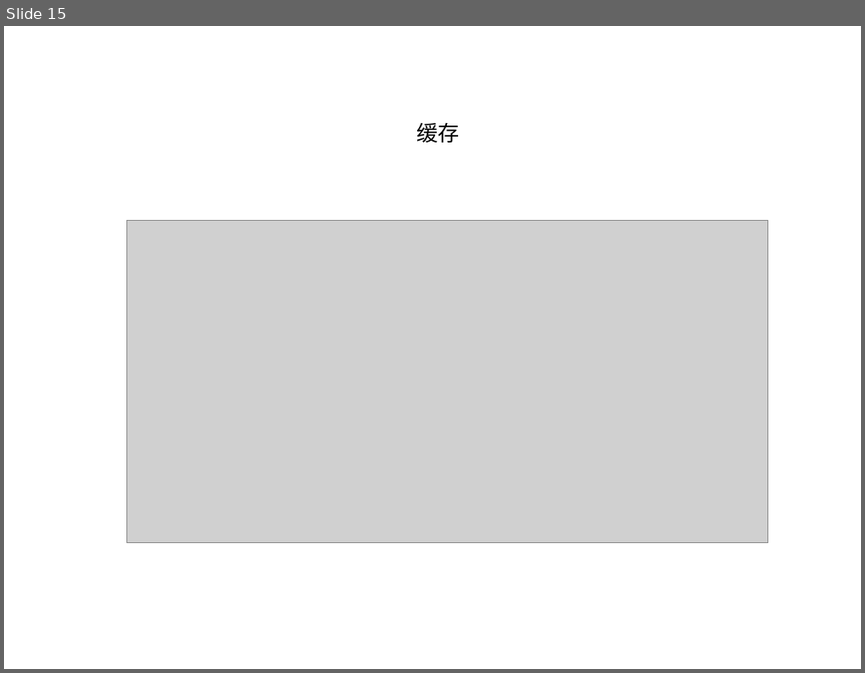
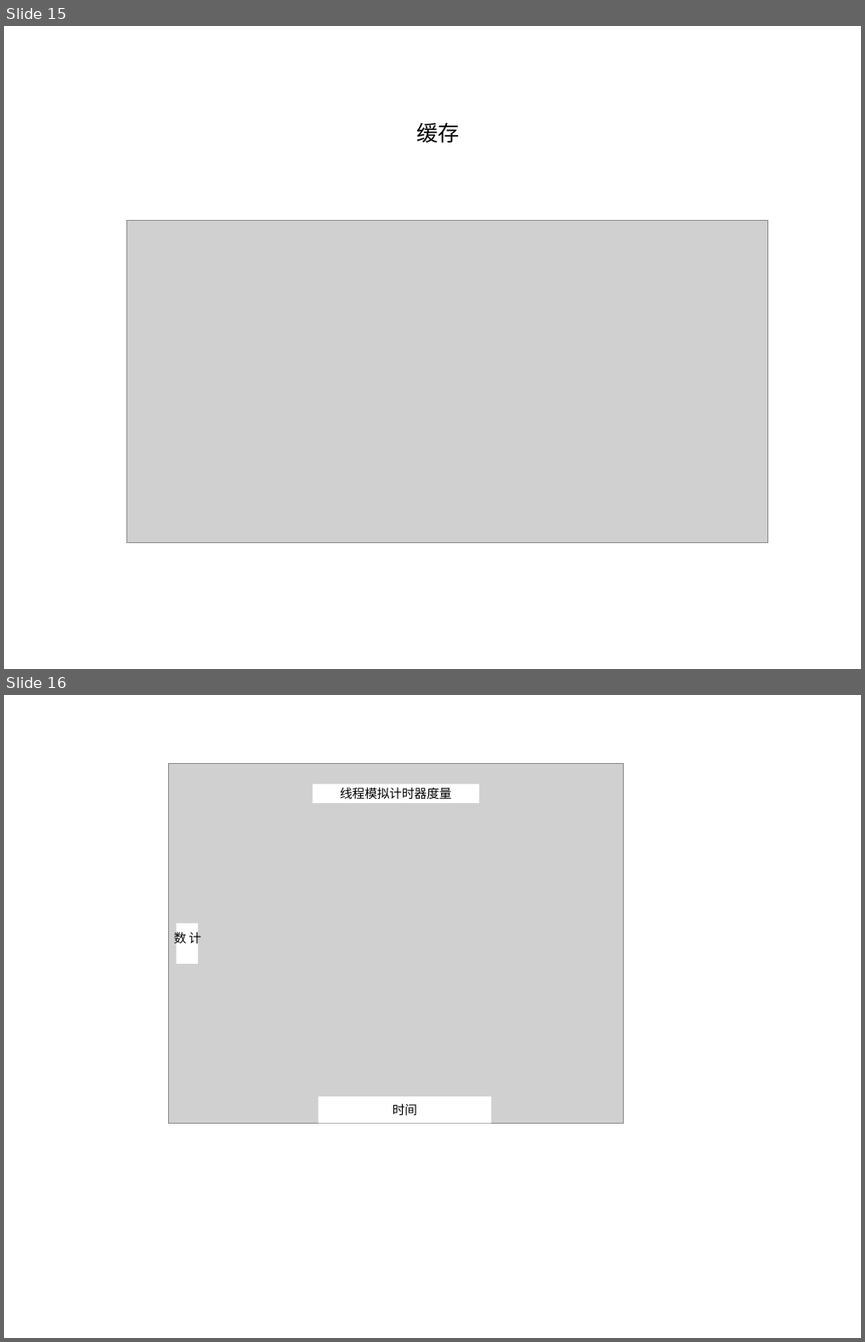
Before and after one commit to leborn0101/graduation, a slide deck: 论文图片.pptx. Shown one above the other, each under a label of ours: slide 15 before the commit, slides 15 and 16 after it. The pictures are 865x673 and 865x1342 pixels, drawn with LibreOffice and Linux fonts; fonts in the diff are those of the drawing; grey boxes stand for pictures. Boxes give left, top, right and bottom in pixels: in the first picture for what was removed or moved away, otherwise in the second. Text is boxed around its words. In the diff, an @@ line names an element or a change of style, - is before the commit and + after.

```diff
--- a/论文图片.pptx
+++ b/论文图片.pptx
@@ slide 16 added at box(4, 695, 861, 1338), background #FFFFFF @@
@@ group added at box(169, 764, 624, 1123): 3 rectangles, 1 picture @@
+线程模拟计时器度量
+时间
+计数
```
Also in this commit, not shown: 2 slides changed, 3 other slides added, 11 other files.
